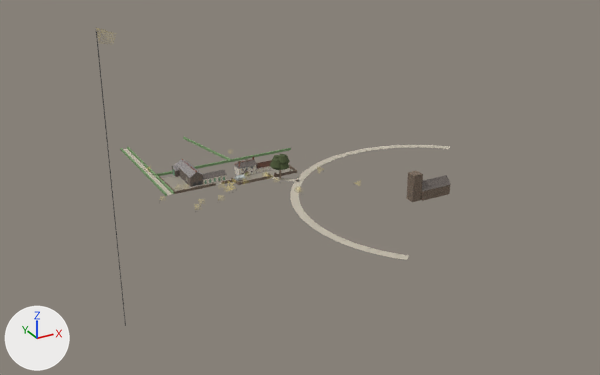
Before and after pictures for a commit that changed the glTF model models/tymawr.glb.
Both versions are drawn from a 50 mm camera at (-185.0, -401.0, 184.0) aimed at (6.0, -53.0, 10.0). Arrows for +X, +Y and +Z are at lower left; the lights stay in place. The older version comes first. Vertices at exactly the same position are counted once.

Objects in the first picture: 'tymawr'.
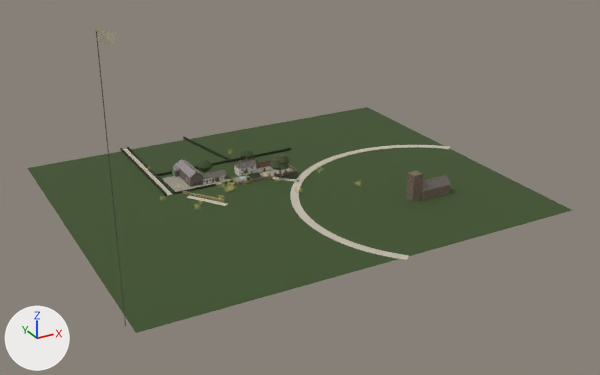
Pixel boxes [x1, y1, x2, y2] of what changed, in the pictures (600 x 375 px):
'tymawr', recoloured, reshaped (53% wider): before [96, 27, 451, 326]; after [28, 27, 572, 333]
part 1 of me_tymawr, built on: before [159, 159, 276, 194]; after [128, 147, 287, 206]
part 2 of me_tymawr, added: after [28, 107, 572, 333]

Edits to the bpy script that builds the scene:
```text
Add img_image_6:
    img_image_6 = load_image('Image_6', '_unpacked/Image_6', 128, 128, 'sRGB')
Change mat_hedge:
    mat_hedge.base_color: (0.2, 0.33, 0.15) -> (0.022, 0.036, 0.012)  # green #7c9b6c -> dark green #29351d
Add mat_frame_dk:
    mat_frame_dk = principled_material('frame_dk')
    mat_frame_dk.base_color = (0.04, 0.05, 0.03)  # greyish green #383f30
    mat_frame_dk.roughness = 0.7
Add mat_porch_roof:
    mat_porch_roof = principled_material('porch_roof')
    mat_porch_roof.base_color = (0.07, 0.048, 0.03)  # brown #4b3e30
    mat_porch_roof.roughness = 0.75
Add mat_fieldcope:
    mat_fieldcope = principled_material('fieldcope')
    mat_fieldcope.base_color = (0.36, 0.29, 0.16)  # beige #a2936f
    mat_fieldcope.roughness = 0.9
Add mat_fieldstone:
    mat_fieldstone = principled_material('fieldstone')
    mat_fieldstone.texture = img_image_6
    mat_fieldstone.roughness = 0.95
Add mat_olive:
    mat_olive = principled_material('olive')
    mat_olive.base_color = (0.05, 0.065, 0.038)  # greyish green #3f4837
    mat_olive.roughness = 0.7
Add mat_porch_tbr:
    mat_porch_tbr = principled_material('porch_tbr')
    mat_porch_tbr.base_color = (0.018, 0.019, 0.021)  # black #242628
    mat_porch_tbr.roughness = 0.8
Add mat_bayshade:
    mat_bayshade = principled_material('bayshade')
    mat_bayshade.base_color = (0.17, 0.155, 0.13)  # grey #736e65
    mat_bayshade.roughness = 0.95
Add mat_leaf2:
    mat_leaf2 = principled_material('leaf2')
    mat_leaf2.base_color = (0.05, 0.075, 0.028)  # dark green #3f4d2f
    mat_leaf2.roughness = 1.0
Add mat_grass:
    mat_grass = principled_material('grass')
    mat_grass.base_color = (0.05, 0.085, 0.025)  # dark green #3f522c
    mat_grass.roughness = 1.0
Add mat_shrub:
    mat_shrub = principled_material('shrub')
    mat_shrub.base_color = (0.016, 0.03, 0.009)  # dark green #223018
    mat_shrub.roughness = 1.0
Add mat_garden:
    mat_garden = principled_material('garden')
    mat_garden.base_color = (0.03, 0.052, 0.016)  # dark green #304022
    mat_garden.roughness = 1.0
Change me_tymawr:
    used by ob_tymawr; location = (0.0, 0.0, 0.0)
    remove me_tymawr.from_pydata(...)  # 2561 vertices, 2921 faces; spans x -110.0..129.0, y -130.0..70.0, z 0.0..120.0
    add me_tymawr.from_pydata(...)  # 3416 vertices, 4297 faces; spans x -110.0..129.0, y -130.0..70.0, z 0.0..120.0
    me_tymawr part 1: 41 vertices moved from x -46.0..5.0, y -12.0..16.0, z 0.0..8.0 to x -46.0..5.0, y -12.0..16.0, z 0.0..9.0; 71 vertices removed from x -46.0..12.0, y -14.0..16.0, z 0.0..7.0; 782 vertices added at x -46.0..19.0, y -35.0..18.0, z 0.0..10.0
    me_tymawr part 2: 8 vertices added at x -108.0..127.0, y -127.0..68.0, z 0.0
    other edits to the shape of me_tymawr do not show in these pictures
    add me_tymawr.materials.append(mat_porch_tbr)  # black #242628
    add me_tymawr.materials.append(mat_porch_roof)  # brown #4b3e30
    add me_tymawr.materials.append(mat_olive)  # greyish green #3f4837
    add me_tymawr.materials.append(mat_frame_dk)  # greyish green #383f30
    add me_tymawr.materials.append(mat_bayshade)  # grey #736e65
    add me_tymawr.materials.append(mat_fieldstone)  # picture img_image_6
    add me_tymawr.materials.append(mat_fieldcope)  # beige #a2936f
    add me_tymawr.materials.append(mat_grass)  # dark green #3f522c
    add me_tymawr.materials.append(mat_garden)  # dark green #304022
    add me_tymawr.materials.append(mat_shrub)  # dark green #223018
    add me_tymawr.materials.append(mat_leaf2)  # dark green #3f4d2f
```
